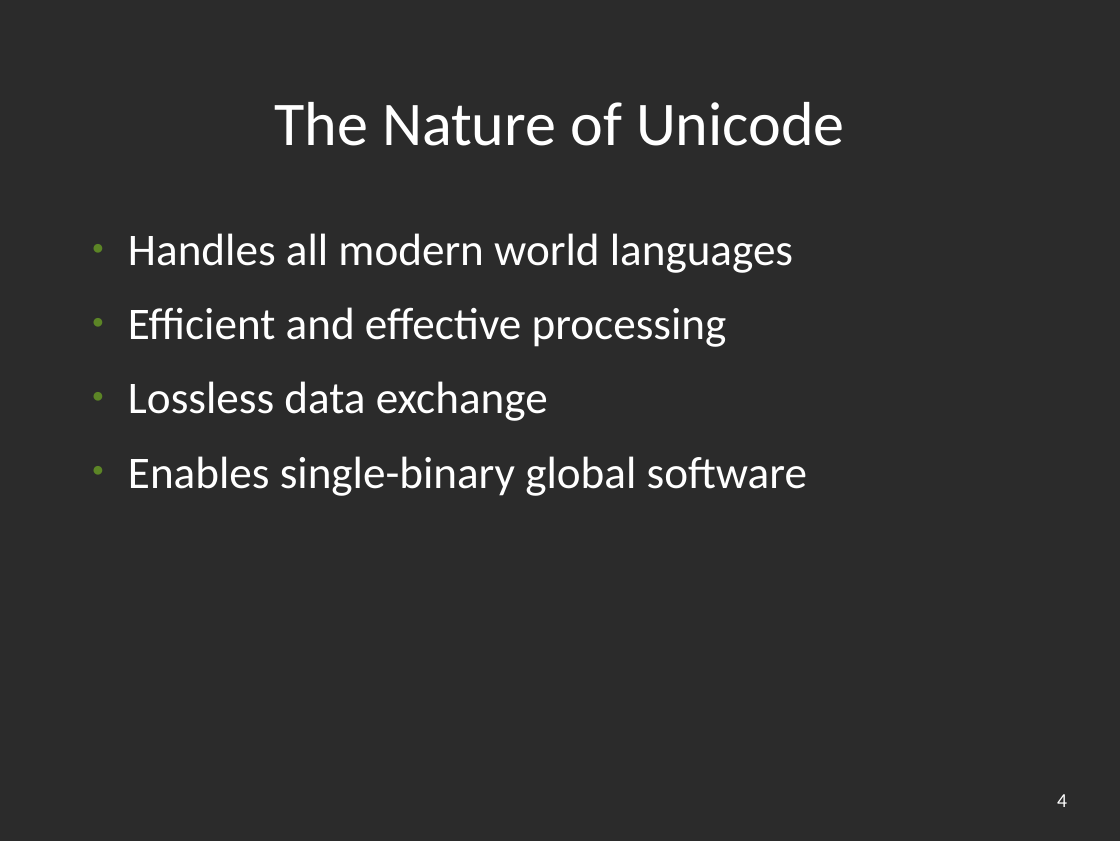
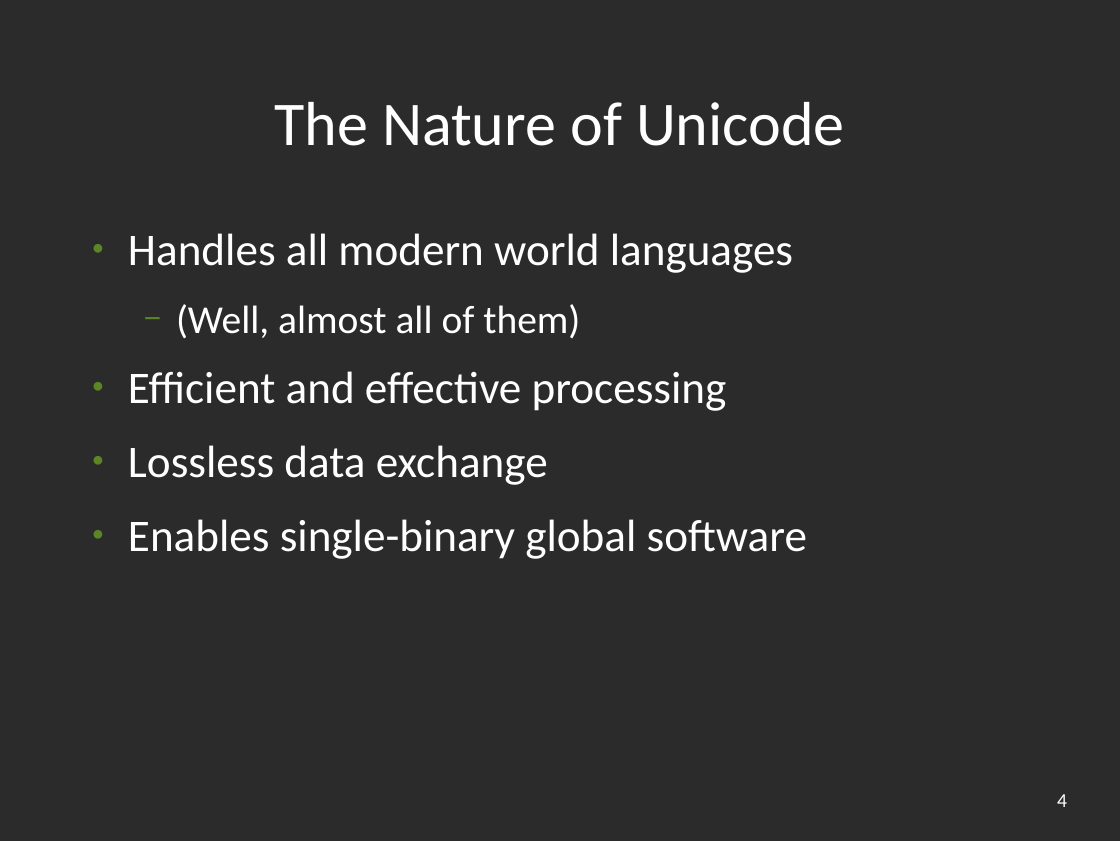
Before and after one commit to unicode-org/icu-docs, a slide deck: slide 4 of docs/pres/icu_overview.odp. Drawn at 1120x841 pixels with LibreOffice and Linux fonts; fonts in the diff are those of the drawing; background and template pictures are left out; a plain dark background stands for a picture behind light text. Boxes give left, top, right and bottom in pixels: in the first picture for what was removed or moved away, otherwise in the second. Text is boxed around its words. In the diff, an @@ line names an element or a change of style, - is before the commit and + after.

```diff
--- a/docs/pres/icu_overview.odp
+++ b/docs/pres/icu_overview.odp
@@ text at (176,304,580,339): paragraph added @@
+  − (Well, almost all of them)
```
Also in this commit, not shown: 2 other slides changed, 1 slide added, 1 other file.
